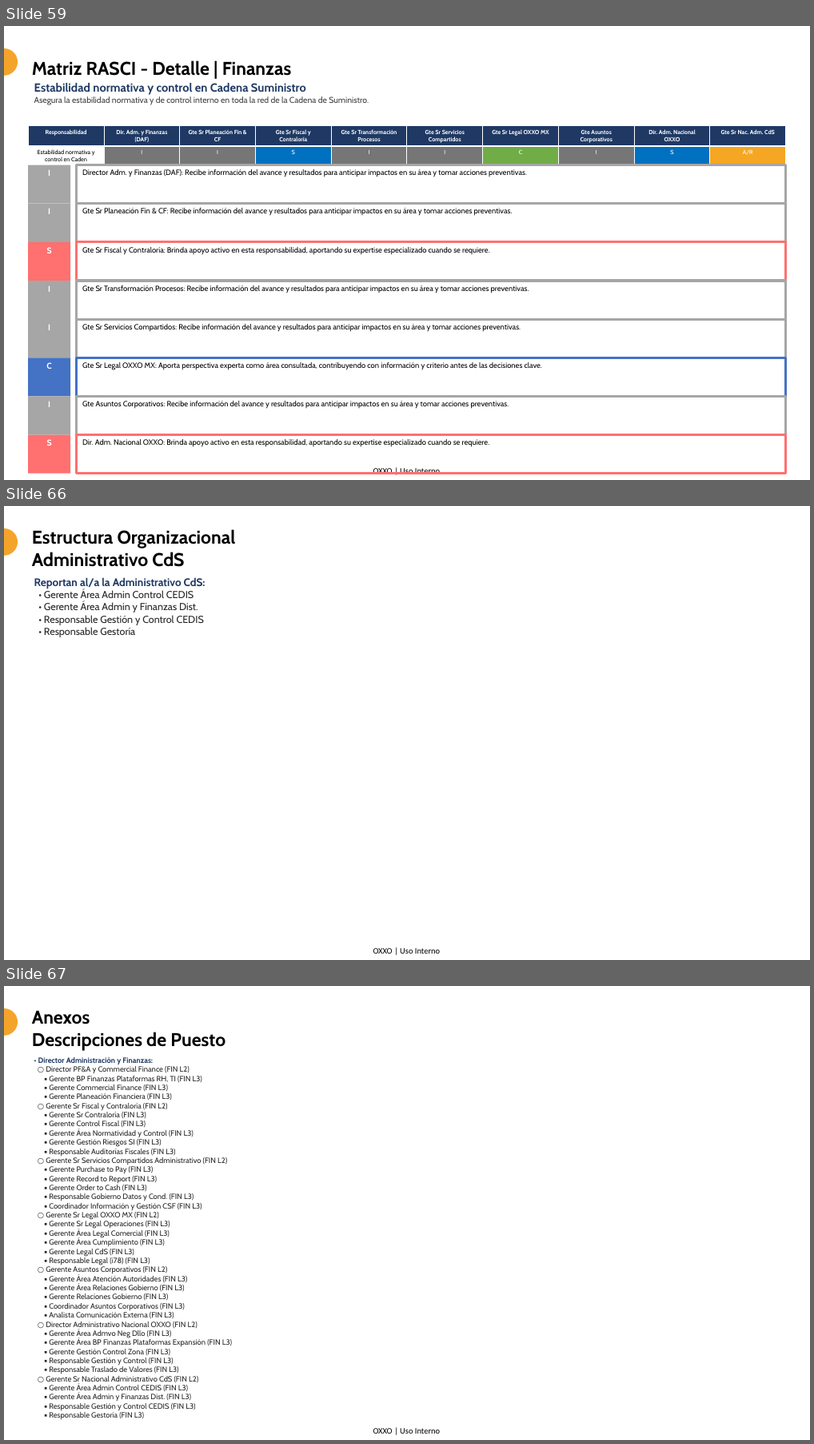
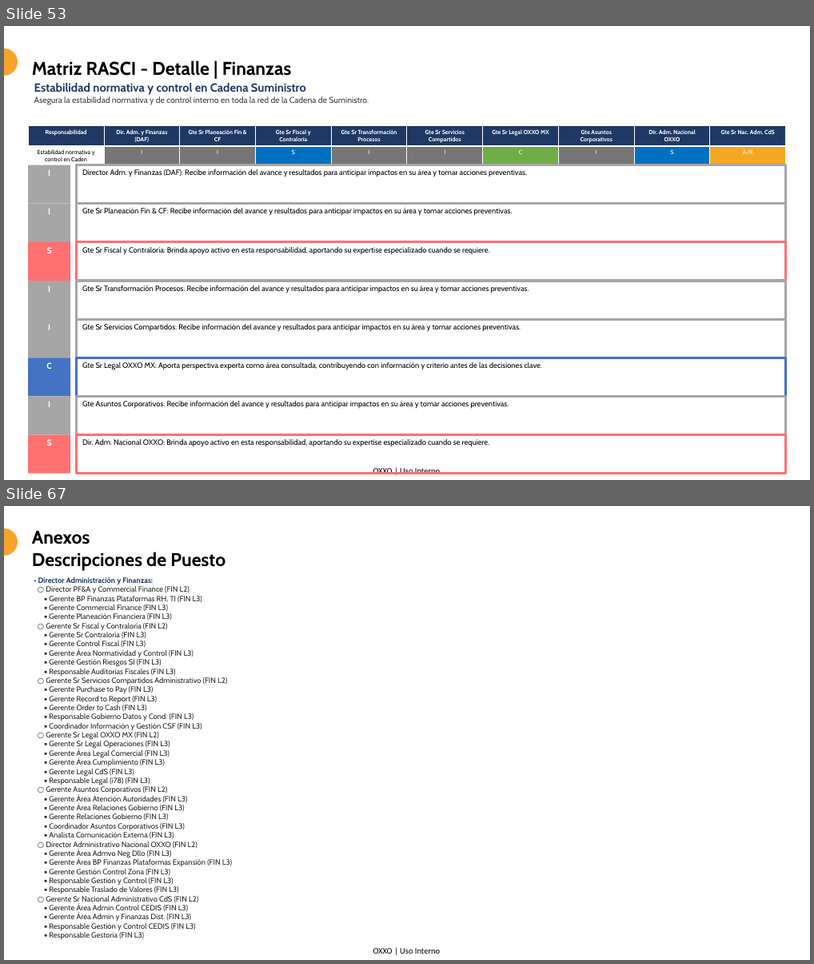
Before and after one commit to Rojast-AI/oxxo, a slide deck: Finanzas/Playbook/Finanzas Playbook.pptx. Shown one above the other, each under a label of ours: slides 59, 66 and 67 before the commit, slides 53 and 67 after it; the slides between them are not shown. The pictures are 814x1444 and 814x964 pixels, drawn with LibreOffice and Linux fonts; fonts in the diff are those of the drawing; background and template pictures are left out. Boxes give left, top, right and bottom in pixels: in the first picture for what was removed or moved away, otherwise in the second. Text is boxed around its words. In the diff, an @@ line names an element or a change of style, - is before the commit and + after.

```diff
--- a/Finanzas/Playbook/Finanzas Playbook.pptx
+++ b/Finanzas/Playbook/Finanzas Playbook.pptx
@@ slide 66 removed at <box>4,506,810,960</box>, background #FFFFFF; not listed: 2 template elements that a slide beside it also shows @@
@@ title removed at <box>32,529,236,567</box> @@
-Estructura Organizacional
-Administrativo CdS
@@ text removed at <box>34,577,206,637</box> @@
-Reportan al/a la Administrativo CdS:
-• Gerente Área Admin Control CEDIS
-• Gerente Área Admin y Finanzas Dist.
-• Responsable Gestión y Control CEDIS
-• Responsable Gestoría
@@ what was slide 59 is now slide 53 @@
```
Also in this commit, not shown: 7 slides changed, 7 slides added, 6 other slides removed, 1 other file.
